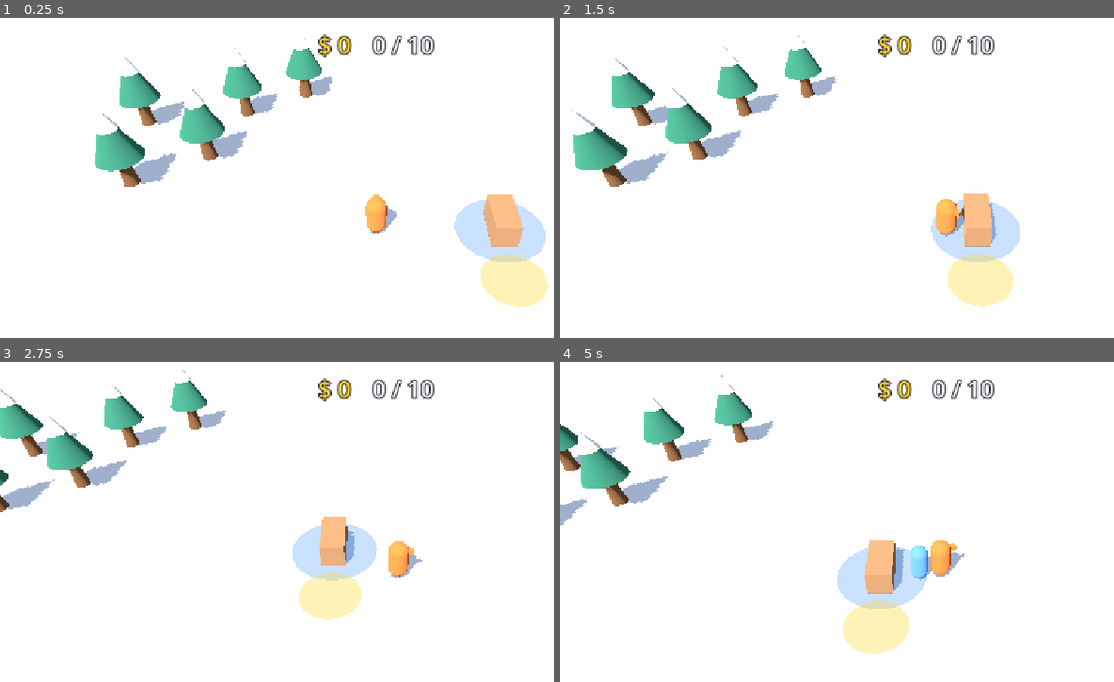
Above: before the commit, frames 1-4 (two rows, left to right).
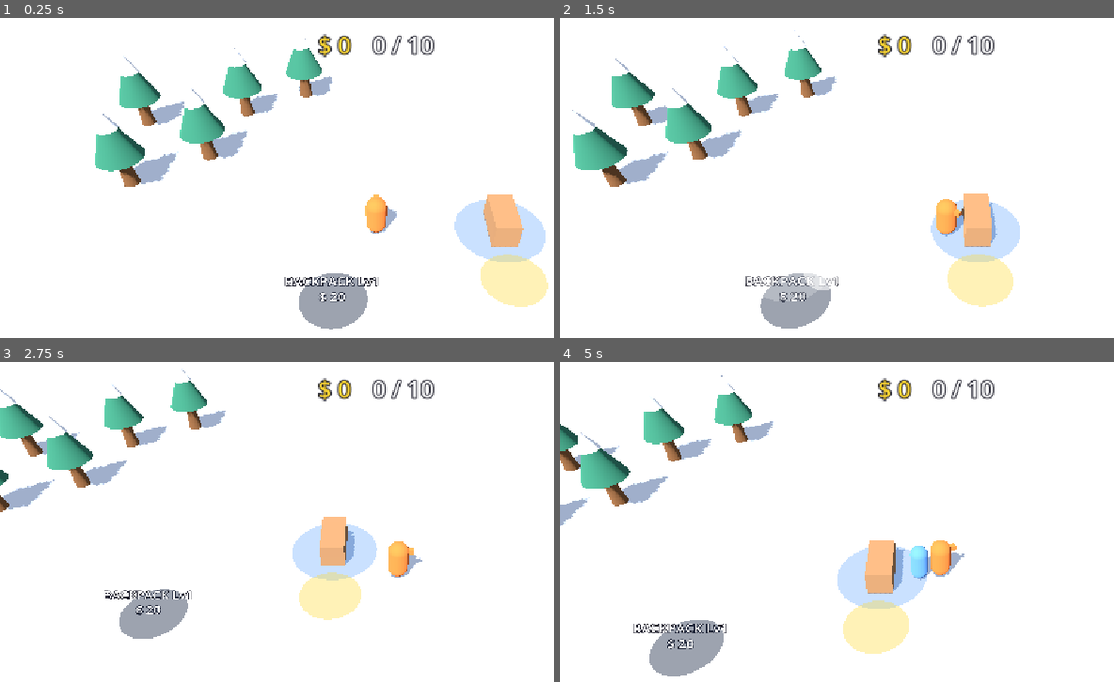
Above: after the commit, the same moments.

Repository: kimpro4214/FrostCamp
Game: Godot game, scene res://frost_camp/scenes/main.tscn
Two runs of this game, one before a commit and one after it. Both use one fixed random seed, a clock stepped at 60 frames per second and the inputs below.
Inputs (mouse positions are in pixels of both pictures, inside the frame that each line leads up to):
- Up to frame 1 (0.25 s): no input
- Up to frame 2 (1.5 s): tap Enter at 0.5 s; move the mouse to (1102, 206) at 0.52 s; hold D 0.53-1.25 s; click (1102, 206) at 0.67 s; drag from (787, 251) to (897, 312) at 1.27 s
- Up to frame 3 (2.75 s): move the mouse to (448, 480) at 2.02 s; hold D from 2.03 s (still down)
- Up to frame 4 (5 s): release D at 2.75 s; drag from (897, 656) to (709, 509) at 2.77 s; move the mouse to (outside the picture) at 3.52 s; hold A 3.53-4.25 s; drag from (709, 509) to (825, 467) at 4.27 s

The runs differ from the first frame. In frame 1, 1.7% of the frame differs, in the area x 51-69%, y 79-98%; in frame 2, 1.7%; in frame 3, 1.5%; in frame 4, 1.8%, in the area x 13-31%, y 80-99%.

Commit message:
feat: 프로스트 캠프 구매 존 도형 씬 추가

Diff:
--- a/frost_camp/scenes/main.gd
+++ b/frost_camp/scenes/main.gd
@@ -3,6 +3,7 @@
 
 const TreeScene := preload("res://frost_camp/scenes/tree.tscn")
 const StallScene := preload("res://frost_camp/scenes/stall.tscn")
+const ZoneScene := preload("res://frost_camp/scenes/zone.tscn")
 
 var sim: FrostSim
 
@@ -23,6 +24,10 @@
 		var stall := StallScene.instantiate()
 		$Stalls.add_child(stall)
 		stall.setup(sim, i)
+	for i in sim.zones.size():
+		var zone := ZoneScene.instantiate()
+		$Zones.add_child(zone)
+		zone.setup(sim, i)
 	_camera.target = _player
 	_camera.snap()
 
--- a/frost_camp/scenes/main.tscn
+++ b/frost_camp/scenes/main.tscn
@@ -42,6 +42,8 @@
 
 [node name="Stalls" type="Node3D" parent="."]
 
+[node name="Zones" type="Node3D" parent="."]
+
 [node name="Player" parent="." instance=ExtResource("3_player")]
 
 [node name="HUD" parent="." instance=ExtResource("4_hud")]
--- /dev/null
+++ b/frost_camp/scenes/zone.tscn
@@ -0,0 +1,48 @@
+[gd_scene format=3]
+
+[ext_resource type="Script" path="res://frost_camp/scenes/zone_view.gd" id="1_script"]
+
+[sub_resource type="StandardMaterial3D" id="StandardMaterial3D_base"]
+transparency = 1
+shading_mode = 0
+albedo_color = Color(0.15, 0.2, 0.3, 0.45)
+
+[sub_resource type="CylinderMesh" id="CylinderMesh_base"]
+material = SubResource("StandardMaterial3D_base")
+top_radius = 1.0
+bottom_radius = 1.0
+height = 0.02
+
+[sub_resource type="StandardMaterial3D" id="StandardMaterial3D_fill"]
+shading_mode = 0
+albedo_color = Color(0.3, 0.85, 0.45, 1)
+
+[sub_resource type="CylinderMesh" id="CylinderMesh_fill"]
+material = SubResource("StandardMaterial3D_fill")
+top_radius = 1.0
+bottom_radius = 1.0
+height = 0.02
+
+[node name="Zone" type="Node3D"]
+script = ExtResource("1_script")
+
+[node name="Base" type="MeshInstance3D" parent="."]
+transform = Transform3D(1, 0, 0, 0, 1, 0, 0, 0, 1, 0, 0.01, 0)
+mesh = SubResource("CylinderMesh_base")
+
+[node name="Fill" type="MeshInstance3D" parent="."]
+transform = Transform3D(1, 0, 0, 0, 1, 0, 0, 0, 1, 0, 0.02, 0)
+visible = false
+mesh = SubResource("CylinderMesh_fill")
+
+[node name="Label" type="Label3D" parent="."]
+transform = Transform3D(1, 0, 0, 0, 1, 0, 0, 0, 1, 0, 0.6, 0)
+billboard = 1
+no_depth_test = true
+modulate = Color(1, 1, 1, 1)
+outline_modulate = Color(0.1, 0.1, 0.15, 1)
+font_size = 48
+outline_size = 12
+pixel_size = 0.008
+text = "ZONE
+$ 0"
--- /dev/null
+++ b/frost_camp/scenes/zone_view.gd
@@ -0,0 +1,28 @@
+extends Node3D
+## 구매 존의 겉모습. 낸 돈만큼 안쪽 원판이 차고, 남은 금액을 띄운다. 살 수 없으면 숨는다.
+
+var sim: FrostSim
+var index: int
+
+@onready var _fill: MeshInstance3D = $Fill
+@onready var _label: Label3D = $Label
+
+
+func setup(frost_sim: FrostSim, zone_index: int) -> void:
+	sim = frost_sim
+	index = zone_index
+	var zone := sim.zones[index]
+	position = Vector3(zone.pos.x, 0.0, zone.pos.y)
+	var radius := float(sim.balance.purchase.zone_radius)
+	scale = Vector3(radius, 1.0, radius)
+
+
+func _process(_delta: float) -> void:
+	var zone := sim.zones[index]
+	visible = sim.is_zone_available(zone)
+	if not visible:
+		return
+	var progress := float(zone.paid) / zone.cost()
+	_fill.scale = Vector3(progress, 1.0, progress)
+	_fill.visible = progress > 0.0
+	_label.text = "%s Lv%d\n$ %d" % [zone.id.to_upper(), zone.level + 1, zone.remaining()]
Not shown, added: frost_camp/scenes/zone_view.gd.uid
